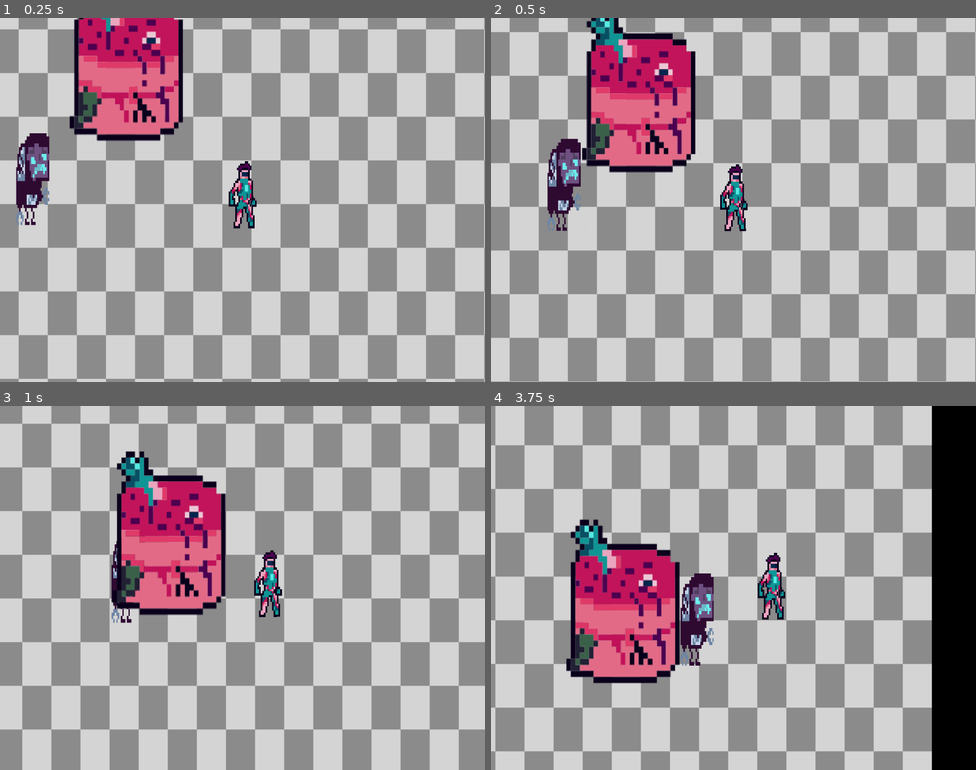
Above: before the commit, frames 1-4 (two rows, left to right).
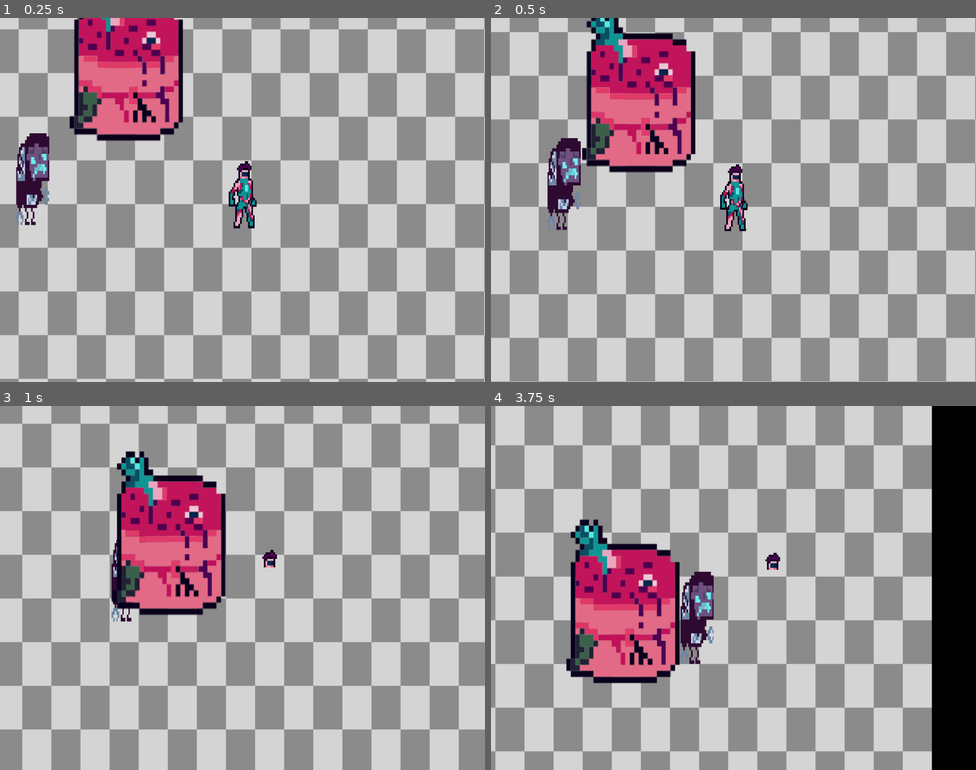
Above: after the commit, the same moments.

Repository: inukhann/AlpisteJam
Game: Godot game, scene res://scenes/map.tscn
Same seed, same stepped clock (60 frames per second), same inputs: the game is played once before the commit and once after it.
Inputs (mouse positions are in pixels of both pictures, inside the frame that each line leads up to):
- Up to frame 1 (0.25 s): no input
- Up to frame 2 (0.5 s): no input
- Up to frame 3 (1 s): move the mouse to (349, 569) at 0.52 s; hold Right (MOVE_RIGHT) from 0.53 s (still down); hold Q (DETACH_HEAD) from 0.53 s (still down); tap Up (JUMP) at 0.77 s; tap Ctrl (DETACH_LEGS) at 0.8 s
- Up to frame 4 (3.75 s): move the mouse to (636, 606) at 1.27 s; release Q (DETACH_HEAD) at 1.28 s; tap Ctrl (DETACH_LEGS) at 1.35, 3.05 s; tap Up (JUMP) at 1.52, 3.02 s; tap E (DETACH_LIMBS) at 1.55 s; move the mouse to (782, 507) at 2.02 s; release Right (MOVE_RIGHT) at 2.03 s; hold Left (MOVE_LEFT) 2.03-2.78 s; hold E (DETACH_LIMBS) 2.03-2.78 s; tap Q (DETACH_HEAD) at 2.3 s; move the mouse to (709, 660) at 2.77 s; hold Right (MOVE_RIGHT) from 2.78 s (still down); tap Shift (DASH) at 2.85 s; move the mouse to (879, 642) at 3.52 s; hold Q (DETACH_HEAD) from 3.53 s (still down)

Frame 1 is identical in both runs. In frame 2, 0.2% of the frame differs, in the area x 11-19%, y 33-59%; in frame 3, 0.6%; in frame 4, 0.9%, in the area x 39-61%, y 40-72%.

Commit message:
v0.17
changes to assets after dismemberment, zombie collisiong adjusted

Diff:
--- a/LimbPunk/scenes/Spark.tscn
+++ b/LimbPunk/scenes/Spark.tscn
@@ -6,12 +6,21 @@
 [sub_resource type="RectangleShape2D" id="RectangleShape2D_668cv"]
 size = Vector2(16, 15)
 
+[sub_resource type="RectangleShape2D" id="RectangleShape2D_g56qa"]
+size = Vector2(13.5, 30)
+
+[sub_resource type="RectangleShape2D" id="RectangleShape2D_u3bwi"]
+size = Vector2(12, 20.5)
+
+[sub_resource type="RectangleShape2D" id="RectangleShape2D_4bov1"]
+size = Vector2(9.5, 8)
+
 [node name="Spark" type="CharacterBody2D"]
 scale = Vector2(2, 2)
 collision_mask = 6
 script = ExtResource("1_35il2")
 
-[node name="CollisionShape2D" type="CollisionShape2D" parent="."]
+[node name="Leg_Torso_Arm_Collision" type="CollisionShape2D" parent="."]
 scale = Vector2(1, 2)
 shape = SubResource("RectangleShape2D_668cv")
 
@@ -32,6 +41,20 @@
 wait_time = 4.0
 one_shot = true
 
+[node name="Leg_Torso_Collision" type="CollisionShape2D" parent="."]
+position = Vector2(1.25, 0)
+shape = SubResource("RectangleShape2D_g56qa")
+
+[node name="Torso_Collision" type="CollisionShape2D" parent="."]
+position = Vector2(1, -4.75)
+shape = SubResource("RectangleShape2D_u3bwi")
+
+[node name="Head_Collision" type="CollisionShape2D" parent="."]
+position = Vector2(1, -11)
+shape = SubResource("RectangleShape2D_4bov1")
+
 [connection signal="timeout" from="Fuel_timer" to="." method="_on_fuel_timer_timeout"]
 [connection signal="timeout" from="Dash_cooldown" to="." method="_on_dash_cooldown_timeout"]
 [connection signal="timeout" from="Bullet_cooldown" to="." method="_on_bullet_cooldown_timeout"]
+
+[editable path="Normal_Sprite"]
--- a/LimbPunk/scenes/cyber_zumbi.tscn
+++ b/LimbPunk/scenes/cyber_zumbi.tscn
@@ -1,10 +1,13 @@
-[gd_scene load_steps=4 format=3 uid="uid://d3eq82joidhug"]
+[gd_scene load_steps=5 format=3 uid="uid://d3eq82joidhug"]
 
 [ext_resource type="Script" path="res://scripts/CyberZumbi.gd" id="1_om1e7"]
 [ext_resource type="Texture2D" uid="uid://bly8riepmqpf5" path="res://sprites/zombie_limbpunk.png" id="2_xf4j8"]
 
 [sub_resource type="RectangleShape2D" id="RectangleShape2D_0b32q"]
-size = Vector2(50, 83.5)
+size = Vector2(62, 85.75)
+
+[sub_resource type="RectangleShape2D" id="RectangleShape2D_mmuxo"]
+size = Vector2(64, 88)
 
 [node name="CyberZumbi" type="CharacterBody2D"]
 position = Vector2(605, 244)
@@ -18,27 +21,25 @@
 texture = ExtResource("2_xf4j8")
 
 [node name="RayCast2D" type="RayCast2D" parent="."]
-position = Vector2(7, 0)
-target_position = Vector2(28, 1)
+position = Vector2(6, 0)
+target_position = Vector2(32, 1)
 collision_mask = 132
 
 [node name="Hitbox_raycast" type="CollisionShape2D" parent="."]
 position = Vector2(6, 19)
 shape = SubResource("RectangleShape2D_0b32q")
 
-[node name="Area2D" type="Area2D" parent="."]
+[node name="Hurtbox" type="Area2D" parent="."]
 collision_layer = 0
 collision_mask = 17
 
-[node name="hitbox_dead" type="CollisionShape2D" parent="Area2D"]
-visible = false
-position = Vector2(8, 16.75)
-shape = SubResource("RectangleShape2D_0b32q")
-metadata/_edit_group_ = true
+[node name="CollisionShape2D" type="CollisionShape2D" parent="Hurtbox"]
+position = Vector2(6, 19)
+shape = SubResource("RectangleShape2D_mmuxo")
 
 [node name="Stun_timer" type="Timer" parent="."]
 wait_time = 3.0
 one_shot = true
 
-[connection signal="body_entered" from="Area2D" to="." method="_on_area_2d_body_entered"]
+[connection signal="body_entered" from="Hurtbox" to="." method="_on_area_2d_body_entered"]
 [connection signal="timeout" from="Stun_timer" to="." method="_on_stun_timer_timeout"]
--- a/LimbPunk/scripts/spark.gd
+++ b/LimbPunk/scripts/spark.gd
@@ -20,6 +20,9 @@
 func _ready():
 	Global.player = self
 	$Normal_Sprite/AnimationPlayer.queue("Idle")
+	$Leg_Torso_Collision.set_disabled(true)
+	$Torso_Collision.set_disabled(true)
+	$Head_Collision.set_disabled(true)
 
 func _physics_process(delta):
 	change_status()
@@ -117,18 +120,26 @@
 			char_state = Status.LIMBLESS
 		else:
 			char_state = Status.ARMLESS
-		#aqui mudaria algo da sprite, a ser feito ainda.
+			$Leg_Torso_Arm_Collision.set_disabled(true)
+			$Leg_Torso_Collision.set_disabled(false)
+		$Normal_Sprite/Torso/ArmLeft.hide()
+		$Normal_Sprite/Torso/ArmRight.hide()
 
 func detach_legs():
 	if char_state == Status.NORMAL or char_state == Status.ARMLESS:
 		if char_state == Status.ARMLESS:
 			velocity_mod_x = 0
 			char_state = Status.LIMBLESS
+			$Leg_Torso_Collision.set_disabled(true)
+			$Torso_Collision.set_disabled(false)
 		else:
 			velocity_mod_x = 0.5
 			char_state = Status.LEGLESS
+			$Leg_Torso_Arm_Collision.set_disabled(true)
+			$Torso_Collision.set_disabled(false)
 		velocity_mod_y = 1.5
-		#aqui mudaria algo da sprite, a ser feito ainda.
+		$Normal_Sprite/Torso/LegLeft.hide()
+		$Normal_Sprite/Torso/LegRight.hide()
 
 func detach_head():
 	can_shoot = false
@@ -136,6 +147,20 @@
 	velocity_mod_x = 1.2
 	velocity_mod_y = 1.2
 	char_state = Status.BODYLESS
+
+	$Leg_Torso_Arm_Collision.set_disabled(true)
+	$Leg_Torso_Collision.set_disabled(true)
+	$Torso_Collision.set_disabled(true)
+	$Head_Collision.set_disabled(false)
+
+	$Normal_Sprite/Torso/ArmLeft.hide()
+	$Normal_Sprite/Torso/ArmRight.hide()
+	$Normal_Sprite/Torso/LegLeft.hide()
+	$Normal_Sprite/Torso/LegRight.hide()
+	$Normal_Sprite/Torso/Body.hide()
+
+	$Normal_Sprite/AnimationPlayer.stop()
+
 	$Fuel_timer.start()
 
 
Not shown: 1 places in LimbPunk/scenes/Spark.tscn that only renumber resources
